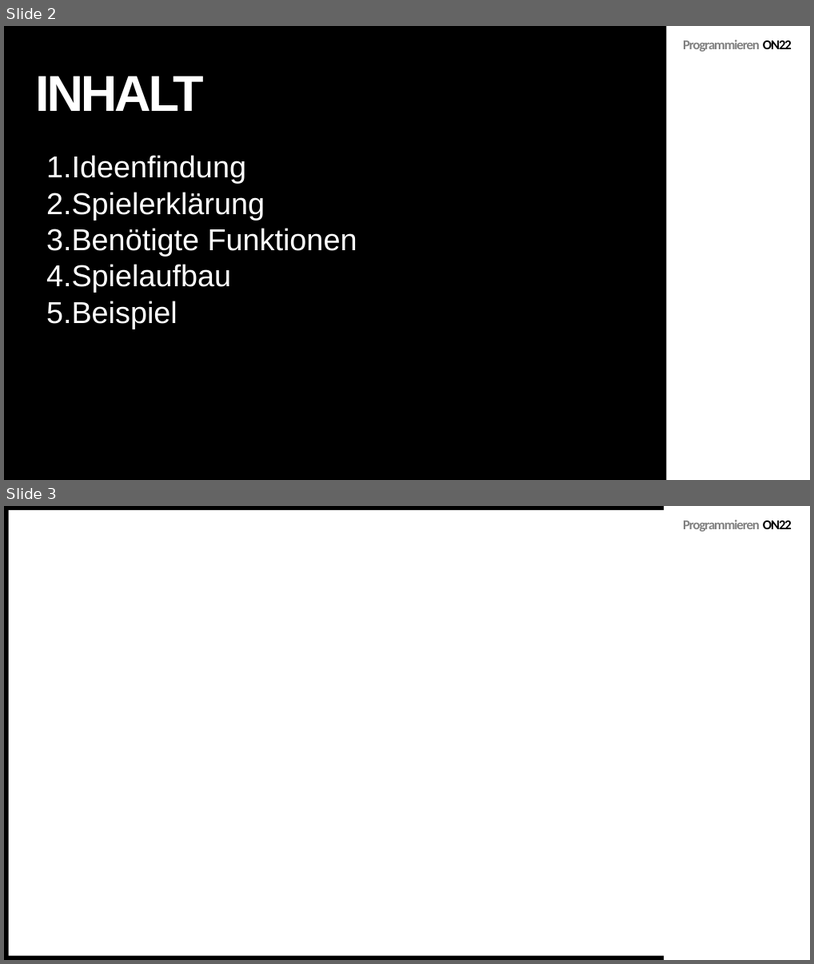
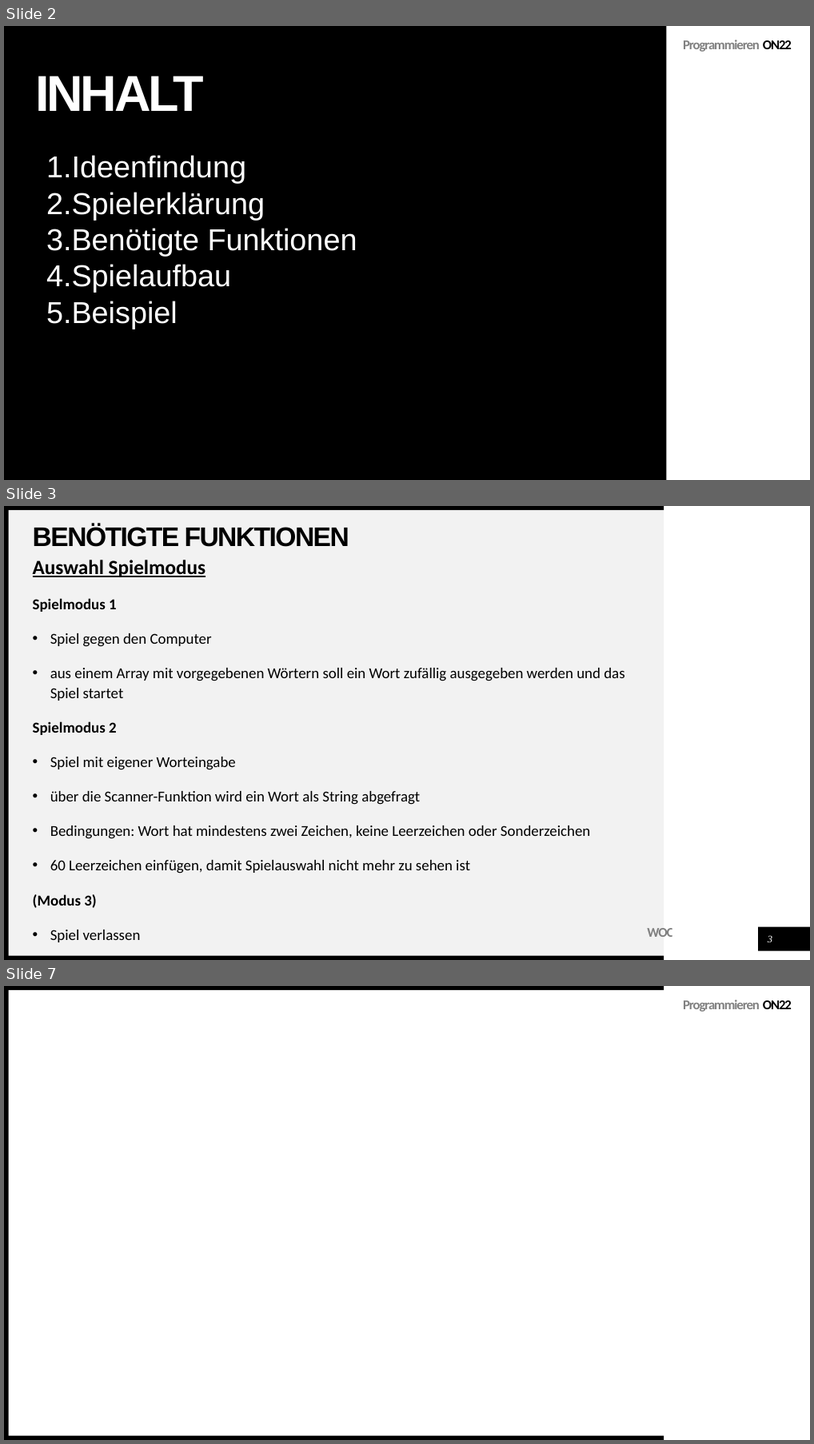
Before and after one commit to muellerValentin/programmierenON22, a slide deck: Präsentation Programmieren Galgenmännchen.pptx. Shown one above the other, each under a label of ours: slides 2 and 3 before the commit, slides 2, 3 and 7 after it; the slides between them are not shown. The pictures are 814x964 and 814x1444 pixels, drawn with LibreOffice and Linux fonts; fonts in the diff are those of the drawing. Boxes give left, top, right and bottom in pixels: in the first picture for what was removed or moved away, otherwise in the second. Text is boxed around its words. In the diff, an @@ line names an element or a change of style, - is before the commit and + after.

Commit message:
Präsentation
Benötigte Funktionen

```diff
--- a/Präsentation Programmieren Galgenmännchen.pptx
+++ b/Präsentation Programmieren Galgenmännchen.pptx
@@ slide 3 added at <box>4,506,810,960</box>, background #FFFFFF; not listed: 3 template elements that a slide beside it also shows @@
@@ rectangle added at <box>9,510,665,956</box>, fill #F2F2F2 @@
@@ title added at <box>33,525,350,547</box>, 32 pt, text #000000, bold @@
+BENÖTIGTE FUNKTIONEN
@@ text added at <box>33,560,625,873</box>, 18 pt, text #000000 @@
+Auswahl Spielmodus
+Spielmodus 1
+• Spiel gegen den Computer
+• aus einem Array mit vorgegebenen Wörtern soll ein Wort zufällig ausgegeben werden und das Spiel startet
+Spielmodus 2
+• Spiel mit eigener Worteingabe
+• über die Scanner-Funktion wird ein Wort als String abgefragt
+• Bedingungen: Wort hat mindestens zwei Zeichen, keine Leerzeichen oder Sonderzeichen
+• 60 Leerzeichen einfügen, damit Spielauswahl nicht mehr zu sehen ist
+(Modus 3)
+• Spiel verlassen
@@ text added at <box>647,928,718,936</box>, 16 pt, text #808080, bold @@
+WOODGROVE BANK
@@ rectangle added at <box>673,920,756,954</box>, fill #FFFFFF @@
@@ rectangle added at <box>759,927,810,951</box>, fill #000000 @@
@@ page number added at <box>768,935,773,942</box>, 12 pt, text #FFFFFF, italic @@
+3
@@ what was slide 3 is now slide 7 @@
```
Also in this commit, not shown: 3 other slides added.
